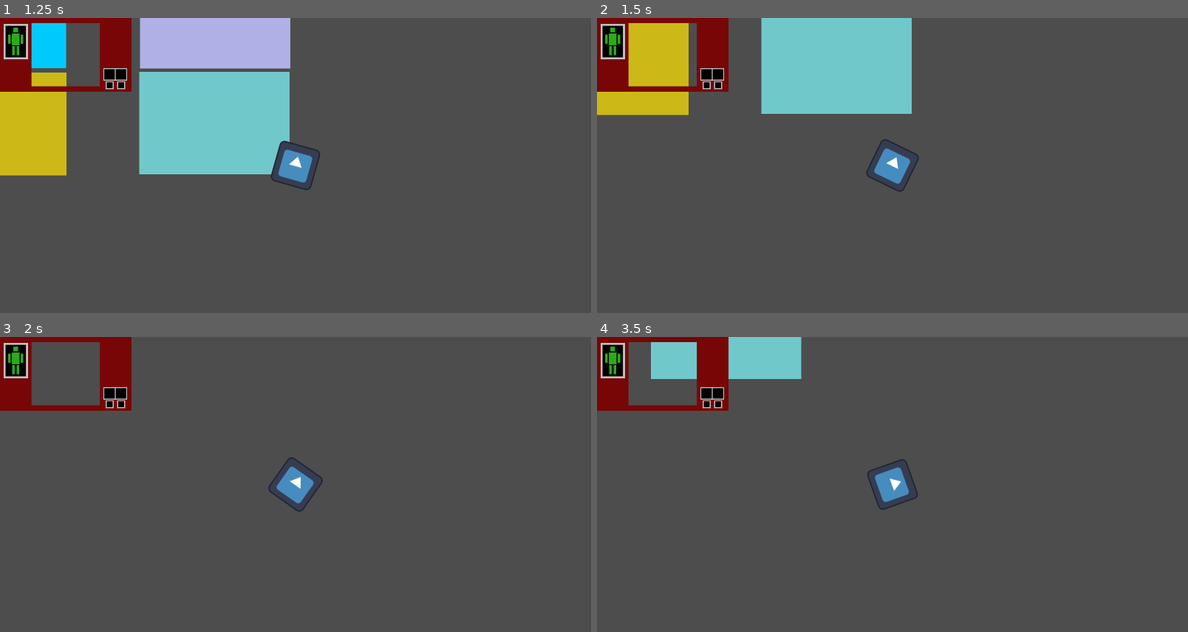
Above: before the commit, frames 1-4 (two rows, left to right).
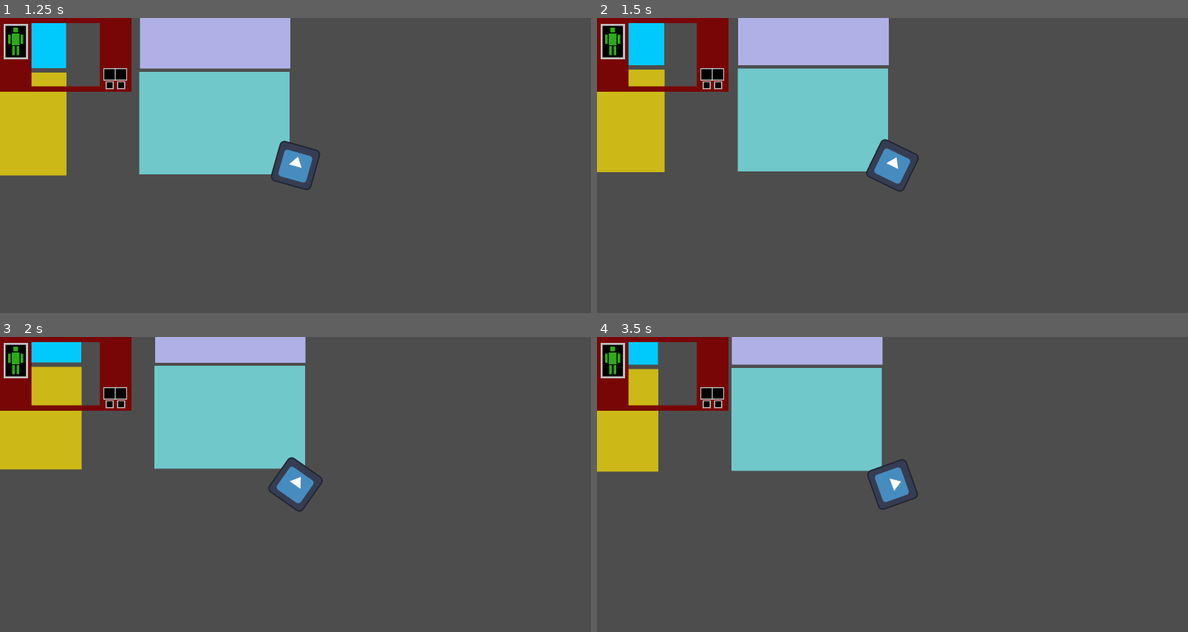
Above: after the commit, the same moments.

Repository: alin-but-real/gamenr1
Game: Godot game, scene res://scenes/main.tscn
Two runs of this game, one before a commit and one after it. Both use one fixed random seed, a clock stepped at 60 frames per second and the inputs below. The engine's default icon, where the game draws it, is replaced by a stand-in: a white triangle on a blue panel in a dark square.
Inputs:
- Up to frame 1 (1.25 s): tap Enter at 0.5 s; hold D (turn_right) from 0.53 s (still down)
- Up to frame 2 (1.5 s): release D (turn_right) at 1.28 s; hold S (move_backward) from 1.28 s (still down)
- Up to frame 3 (2 s): keep holding S (move_backward)
- Up to frame 4 (3.5 s): release S (move_backward) at 2.03 s; hold D (turn_right) 2.03-2.78 s; hold W (move_forward) from 2.78 s (still down)

Frame 1 is identical in both runs. In frame 2, 15% of the frame differs, in the area x 0-54%, y 0-53%; in frame 3, 16%, in the area x 0-52%, y 0-45%; in frame 4, 15%.

Commit message:
move speed acceleration done

Diff:
--- a/scenes/main.tscn
+++ b/scenes/main.tscn
@@ -8,6 +8,10 @@
 [node name="Player" parent="." instance=ExtResource("1_o5qli")]
 z_index = 100
 position = Vector2(1158, 610)
+move_speed_max = 500
+move_speed = 5
+move_accel = 2
+move_decceleration = 20
 
 [node name="background" type="ColorRect" parent="."]
 anchors_preset = 8
--- a/scripts/player.gd
+++ b/scripts/player.gd
@@ -1,9 +1,18 @@
 extends Area2D
+
+##This is the maximum move speed of the player.
+@export var move_speed_max = 2000
+##This is the speed the mech will move at base, without any acceleration.
 @export var move_speed = 1000
+##This is how much the mech will accelerate by each frame.
 @export var move_accel = 1
+##This is how much the mech will deccelerate by each frame, when not holding down any movement key.
+@export var move_decceleration = 1
+
 
 ##This is the current turn speed of the player. It glides towards 0, and caps at max_turn_speed
 var current_turn_speed = 0;
+var current_move_speed = 0;
 
 
 
@@ -46,16 +55,29 @@
 	#second, clamp the value so it doesn't turn too fast
 	current_turn_speed = clamp(current_turn_speed, -mech_max_turn_speed, mech_max_turn_speed)
 
-	#current_turn_speed += (turn_direction * mech_turn_speed)
+	rotation_degrees += (current_turn_speed) * delta;
 
-	rotation_degrees += (current_turn_speed) * delta;
+
 	#MOVEMENT HANDLING - UNFINISHED
-	var velocity = 0 # The player's movement vector.
+	var direction = 0 # The player's movement vector. describes wether he's moving forward or not +1 forward, -1 backward
 
+	if Input.is_action_pressed("move_forward"):
+		direction += 1
 	if Input.is_action_pressed("move_backward"):
-		velocity += 1
-	if Input.is_action_pressed("move_forward"):
-		velocity -= 1
+		direction -= 1
 
-	position.y += ((velocity*move_speed)*cos(rotation)) * delta
-	position.x += ((velocity*move_speed)*-sin(rotation)) * delta
+	if (abs(current_move_speed) <= move_decceleration): #makes the deccelleration stop the mech once it gets close enough to 0
+		current_move_speed = 0
+	elif (current_move_speed < 0):
+		current_move_speed += move_decceleration
+	else:
+		current_move_speed -= move_decceleration
+
+	current_move_speed += direction * (move_speed + move_decceleration)
+
+	current_move_speed = clamp(current_move_speed, -move_speed_max, move_speed_max)
+
+	print_debug(current_move_speed)
+
+	position.y += current_move_speed*-cos(rotation) * delta
+	position.x += current_move_speed*sin(rotation) * delta
